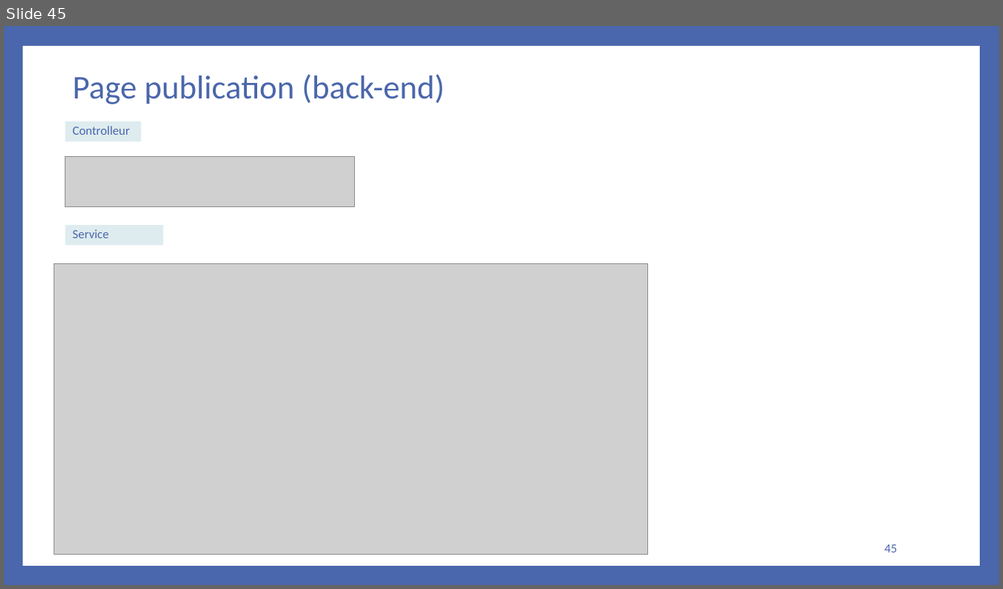
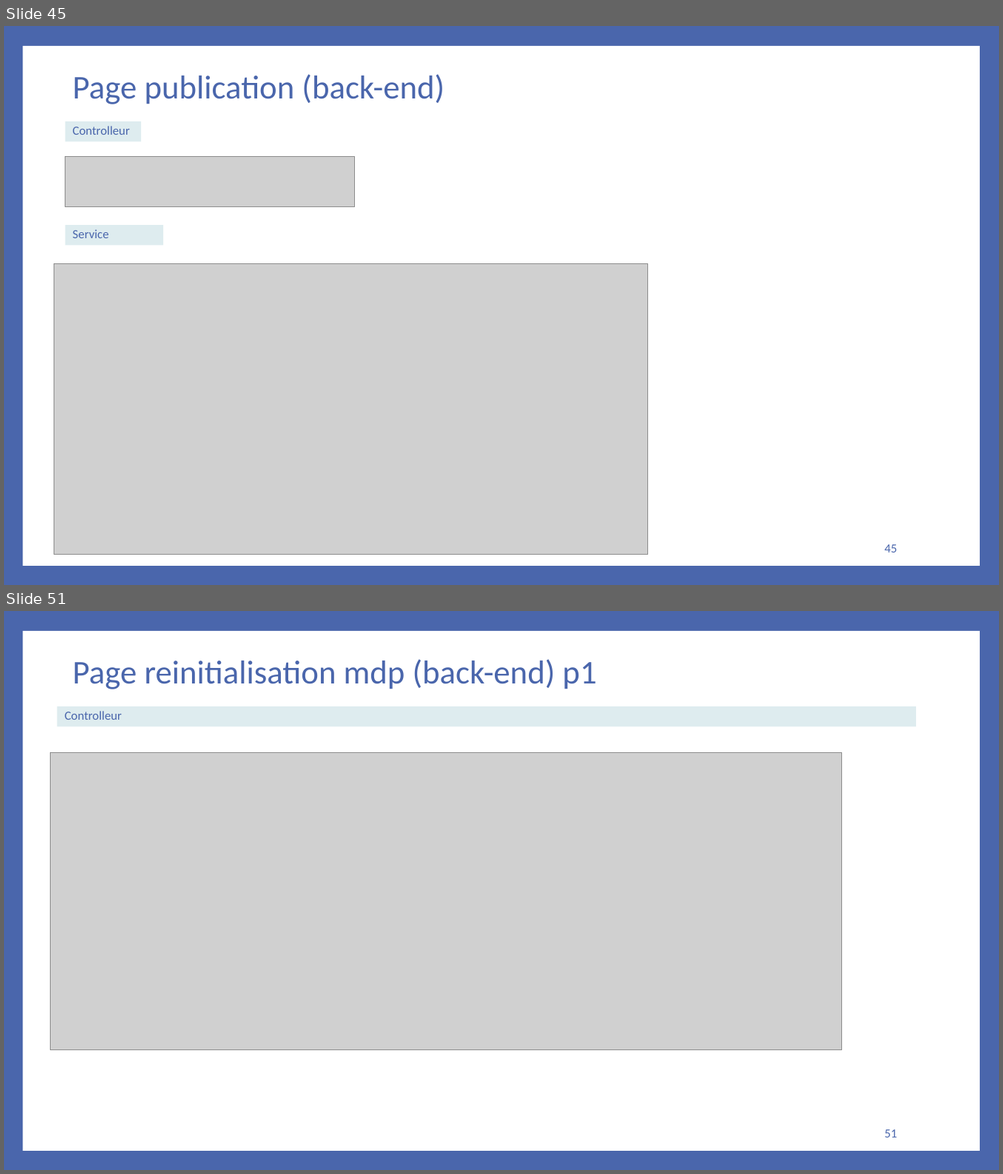
Before and after one commit to bakedpotato191/projet, a slide deck: rapport.PPTX. Shown one above the other, each under a label of ours: slide 45 before the commit, slides 45 and 51 after it; the slides between them are not shown. The pictures are 1003x589 and 1003x1174 pixels, drawn with LibreOffice and Linux fonts; fonts in the diff are those of the drawing; grey boxes stand for pictures. Boxes give left, top, right and bottom in pixels: in the first picture for what was removed or moved away, otherwise in the second. Text is boxed around its words. In the diff, an @@ line names an element or a change of style, - is before the commit and + after.

```diff
--- a/rapport.PPTX
+++ b/rapport.PPTX
@@ slide 51 added at (4,611,999,1170), background #4A66AC; not listed: 1 template element that a slide beside it also shows @@
@@ title added at (73,659,596,689), 32 pt, text #4A66AC @@
+Page reinitialisation mdp (back-end) p1
@@ rectangle added at (57,706,916,726), fill #DEECEF, 12 pt, text #4A66AC @@
+Controlleur
@@ picture added at (51,753,842,1050) @@
@@ page number added at (884,1130,896,1138), 12 pt, text #4A66AC @@
+51
```
Also in this commit, not shown: 7 slides changed, 6 other slides added, 33 other files.
